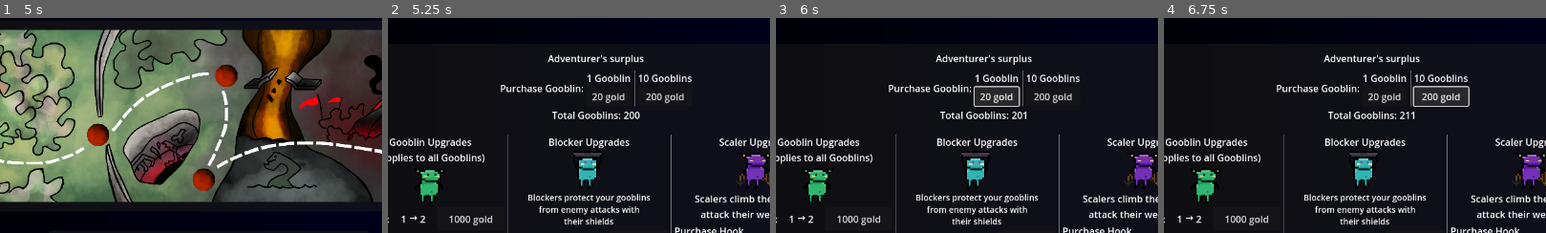
Above: before the commit, frames 1-4 (left to right).
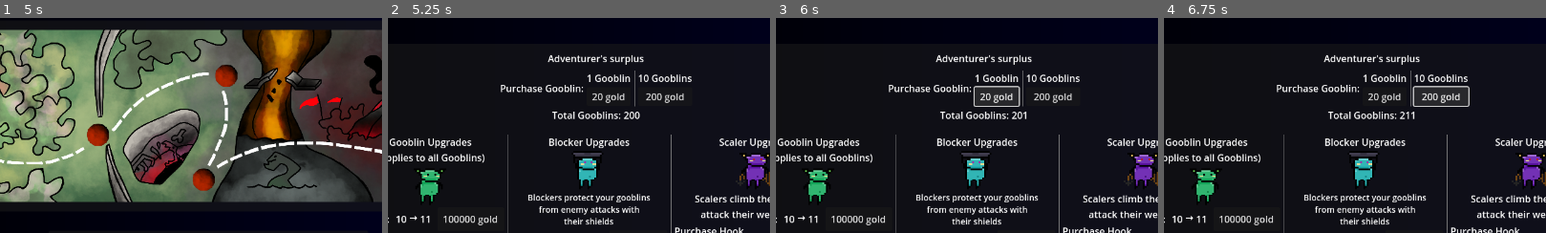
Above: after the commit, the same moments.

Repository: thecaptaincarrot/GMTK-2024-Game-Jam
Game: Godot game, scene res://main.tscn
The game is run twice, just before and just after one commit, with the same random seed, the same clock (stepped at 60 frames per second) and the same inputs. The engine's default icon, where the game draws it, is replaced by a stand-in: a white triangle on a blue panel in a dark square.
Inputs (mouse positions are % of the whole screen's width and height, from its top left):
- Up to frame 1 (5 s): click "New Run" at 0.5 s; click (19, 25) at 1.25 s; click (36, 29) at 2 s; click (52, 16) at 2.75 s; click (49, 40) at 3.5 s; click (79, 36) at 4.25 s
- Up to frame 2 (5.25 s): click "Open Shop" at 5 s
- Up to frame 3 (6 s): click "20 gold" at 5.75 s
- Up to frame 4 (6.75 s): click "200 gold" at 6.5 s
The pictures show only the part of the screen within x 23-73%, y 2-52%; the shares and areas given below are measured in that part.

Frame 1 is identical in both runs. In frame 2, 0.4% of the frame differs, in the area x 2-29%, y 92-97%; in frame 3, 0.4%; in frame 4, 0.4%.

Commit message:
Gooblins celebrate when they win

Diff:
--- a/Classes/StateMachine/GenericState.gd
+++ b/Classes/StateMachine/GenericState.gd
@@ -18,6 +18,7 @@
 @export var hitbox: Area2D
 @export var attacker: CollisionShape2D
 @export var damage = 10
+@export var scaler_shakeoff_chance = 0.5
 
 #for Kicks
 @export var stomper: CollisionShape2D
@@ -38,6 +39,10 @@
 		intersecting_goobs = hitbox.get_overlapping_bodies()
 
 func exit():
+	pass
+
+
+func shake_off_scalers():
 	pass
 
 
--- a/Classes/gooblin_horde_controller.gd
+++ b/Classes/gooblin_horde_controller.gd
@@ -92,6 +92,14 @@
 	for gooblin in kill_list:
 		gooblin.die()
 
+
+func celebrate():
+	for goob in _basic_gooblins:
+		goob.celebrate()
+	for goob in _scaler_gooblins:
+		goob.celebrate()
+	for goob in _shield_gooblins:
+		goob.celebrate()
 
 
 #this is used the exchange the back lanes for the front
--- a/Entities/Gooblins/gooblin.gd
+++ b/Entities/Gooblins/gooblin.gd
@@ -37,7 +37,6 @@
 
 @export var scaler_climb_speed = 1.0
 
-
 @export var path_follower:PathFollow2D
 
 #used to move the velocity back to zero
@@ -54,6 +53,8 @@
 var _can_attack = true
 
 var _is_dead = false
+
+var celebrating = false
 
 #sprite should be called - Sprite
 @onready var _sprite:Sprite2D = $Sprite
@@ -128,7 +129,7 @@
 		#a lerp might be better here. testing will need to be done
 		velocity = velocity.lerp(Vector2(), dampening)
 
-		if(!_climbing):
+		if(!_climbing or celebrating):
 			#a global request to get local gravity managed in the global settings
 			velocity += get_gravity() * delta
 
@@ -166,9 +167,19 @@
 	$Splat.amount = randi_range(10,40)
 	$Splat.emitting = true
 
+
 func fling():
 	_is_being_flung = true
 	_upcoming_fling = fling_vector * 100
+
+
+func celebrate():
+	celebrating = true
+
+	if _climbing:
+		_climbing = false
+
+	_anim.play("Victory")
 
 
 func convert_to_basic_gooblin():
@@ -185,6 +196,9 @@
 
 
 func _move_to_target_range(delta:float):
+	if celebrating:
+		return
+
 	if(unit_type == Gooblin.GooblinType.SHIELD || unit_type == Gooblin.GooblinType.BASIC):
 		if(enemy_target != null):
 			if(is_on_floor()):
--- a/Entities/Gooblins/gooblin.tscn
+++ b/Entities/Gooblins/gooblin.tscn
@@ -249,6 +249,36 @@
 "transitions": PackedFloat32Array(1, 1, 1, 1, 1, 1),
 "update": 1,
 "values": [Rect2(0, 0, 32, 32), Rect2(32, 0, 32, 32), Rect2(64, 0, 32, 32), Rect2(96, 0, 32, 32), Rect2(128, 0, 32, 32), Rect2(160, 0, 32, 32)]
+}
+tracks/1/type = "value"
+tracks/1/imported = false
+tracks/1/enabled = true
+tracks/1/path = NodePath("Sprite:rotation")
+tracks/1/interp = 1
+tracks/1/loop_wrap = true
+tracks/1/keys = {
+"times": PackedFloat32Array(0),
+"transitions": PackedFloat32Array(1),
+"update": 0,
+"values": [0.0]
+}
+
+[sub_resource type="Animation" id="Animation_m6opf"]
+resource_name = "Victory"
+length = 0.7
+loop_mode = 1
+step = 0.1
+tracks/0/type = "value"
+tracks/0/imported = false
+tracks/0/enabled = true
+tracks/0/path = NodePath("Sprite:region_rect")
+tracks/0/interp = 1
+tracks/0/loop_wrap = true
+tracks/0/keys = {
+"times": PackedFloat32Array(0, 0.1, 0.2, 0.3, 0.4, 0.4001, 0.5, 0.6),
+"transitions": PackedFloat32Array(1, 1, 1, 1, 1, 1, 1, 1),
+"update": 1,
+"values": [Rect2(0, 96, 32, 32), Rect2(32, 96, 32, 32), Rect2(64, 96, 32, 32), Rect2(96, 96, 32, 32), Rect2(128, 96, 32, 32), Rect2(128, 96, 32, 32), Rect2(160, 96, 32, 32), Rect2(192, 96, 32, 32)]
 }
 tracks/1/type = "value"
 tracks/1/imported = false
@@ -272,6 +302,7 @@
 "Jump": SubResource("Animation_ncqjt"),
 "RESET": SubResource("Animation_j5onn"),
 "ScalerAttack": SubResource("Animation_vuu1m"),
+"Victory": SubResource("Animation_m6opf"),
 "Walk": SubResource("Animation_6tbyr")
 }
 
--- a/Globals/GooblinUpgrades.gd
+++ b/Globals/GooblinUpgrades.gd
@@ -40,7 +40,7 @@
 var hooks = 0
 
 #Gooblin Upgrades
-var gooblin_attack = 1
+var gooblin_attack = 10
 var gooblin_base_move_speed = 300.0
 var gooblin_move_speed_upgrade_increment = 50.0 #how much each level of upgrade increases the gooblin's speed
 var gooblin_speed_upgrade_level = 0
--- a/Screens/Combat/combat_screen.gd
+++ b/Screens/Combat/combat_screen.gd
@@ -41,7 +41,7 @@
 const CAMERA_BOUNDS = [ Vector2(1400,900),
 						Vector2(1400,900),
 						Vector2(1600,1100),
-						Vector2(1600,900),
+						Vector2(1800,900),
 						Vector2(2000,1100),
 						]
 
@@ -194,6 +194,7 @@
 	GooblinUpgrades.gold += gold_earned
 	if(GooblinUpgrades.levels_completed <= active_loaded_level):
 		GooblinUpgrades.levels_completed = active_loaded_level + 1
+	GooblinController.celebrate()
 	VictoryPanel.update_gold_earned(gold_earned)
 	VictoryPanel.show()
 
Not shown: 1 places in Entities/Gooblins/gooblin.tscn that only renumber resources
